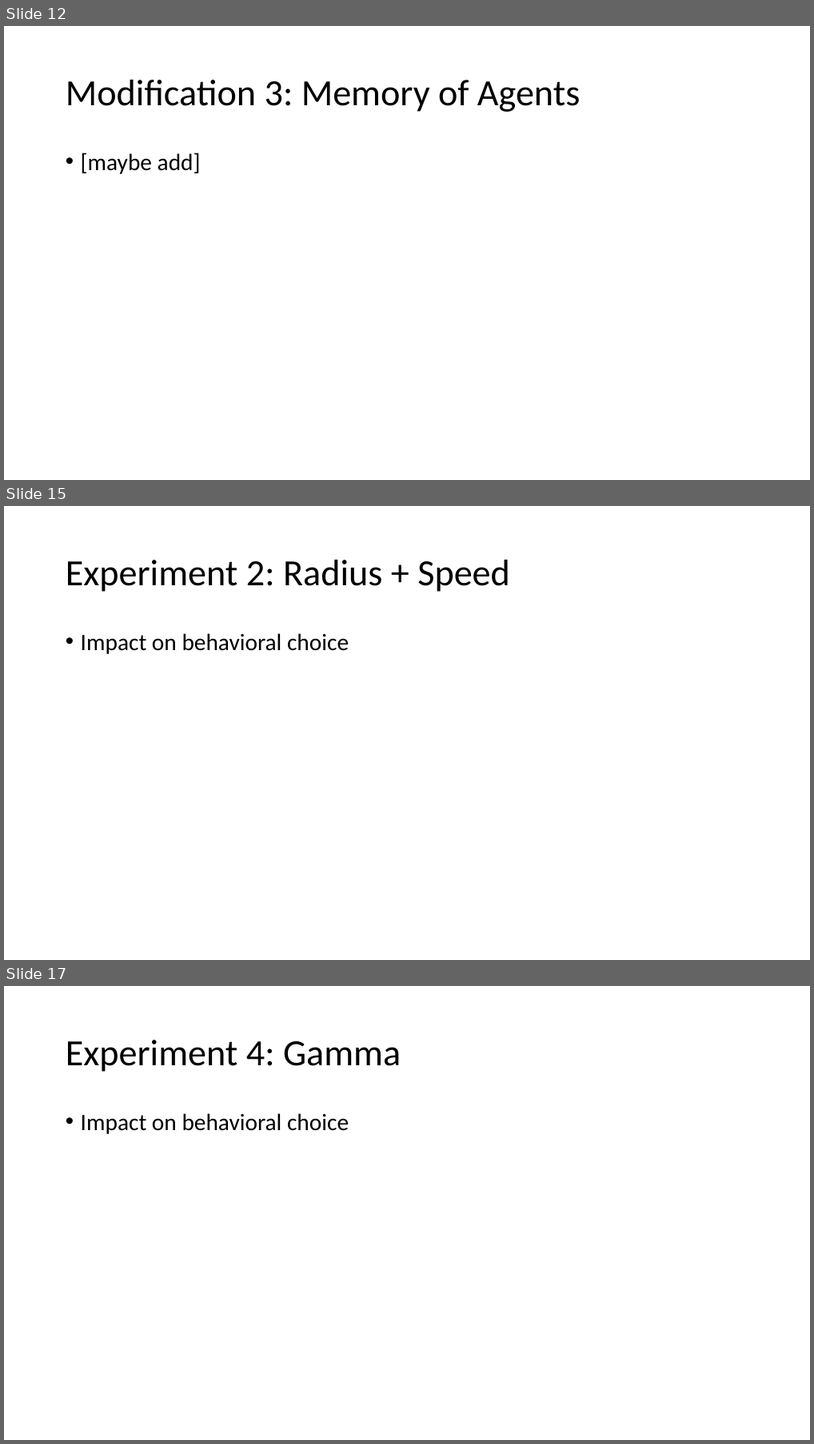
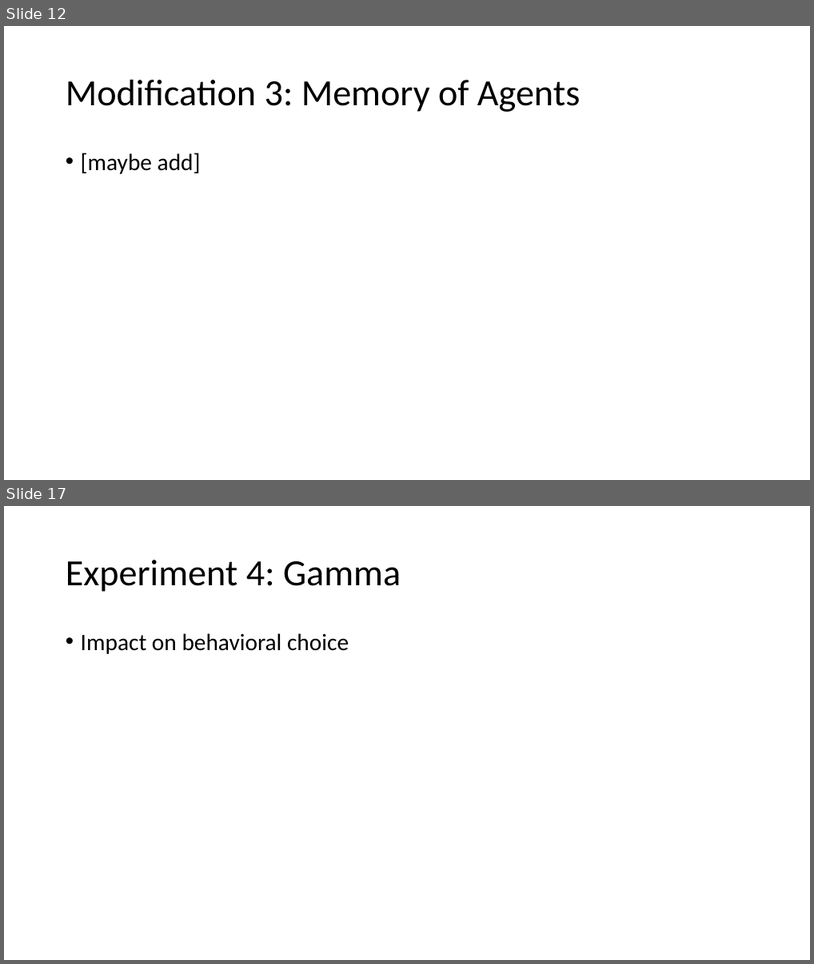
Before and after one commit to ruiqing369/Lakeland, a slide deck: Lakeland Presentation.pptx. Shown one above the other, each under a label of ours: slides 12, 15 and 17 before the commit, slides 12 and 17 after it; the slides between them are not shown. The pictures are 814x1444 and 814x964 pixels, drawn with LibreOffice and Linux fonts; fonts in the diff are those of the drawing. Boxes give left, top, right and bottom in pixels: in the first picture for what was removed or moved away, otherwise in the second. Text is boxed around its words. In the diff, an @@ line names an element or a change of style, - is before the commit and + after.

```diff
--- a/Lakeland Presentation.pptx
+++ b/Lakeland Presentation.pptx
@@ slide 15 removed at bbox=[4, 506, 810, 960], background #FFFFFF @@
@@ title removed at bbox=[66, 560, 510, 592] @@
-Experiment 2: Radius + Speed
@@ text removed at bbox=[81, 633, 349, 654] @@
-• Impact on behavioral choice
```
Also in this commit, not shown: 2 slides changed, 2 slides added, 1 other slide removed.
